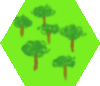
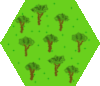
Comparing the layer stacks of the two 100x86 images. Changes:
added layer "Vegetation" above "hex.jpg" over (x1=7, y1=2, x2=91, y2=84)
painted on "hex.jpg" over (x1=0, y1=0, x2=100, y2=86)
